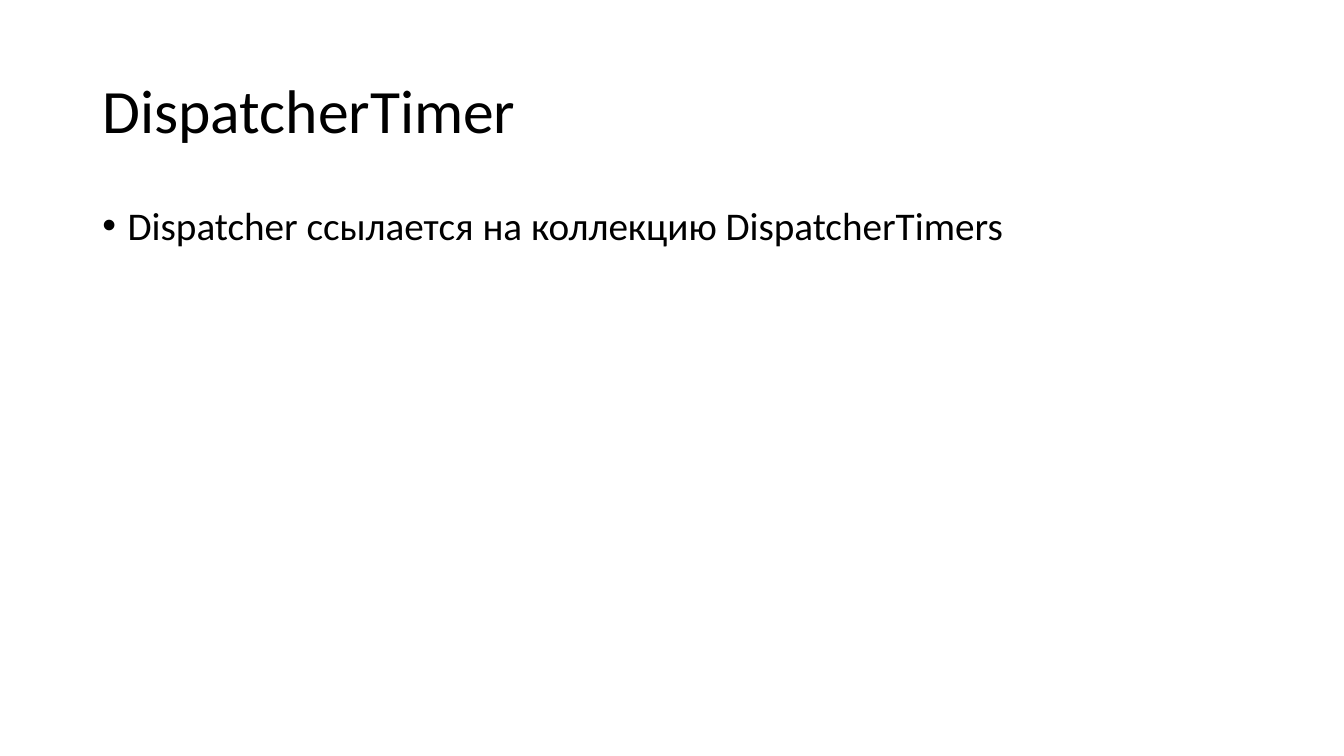
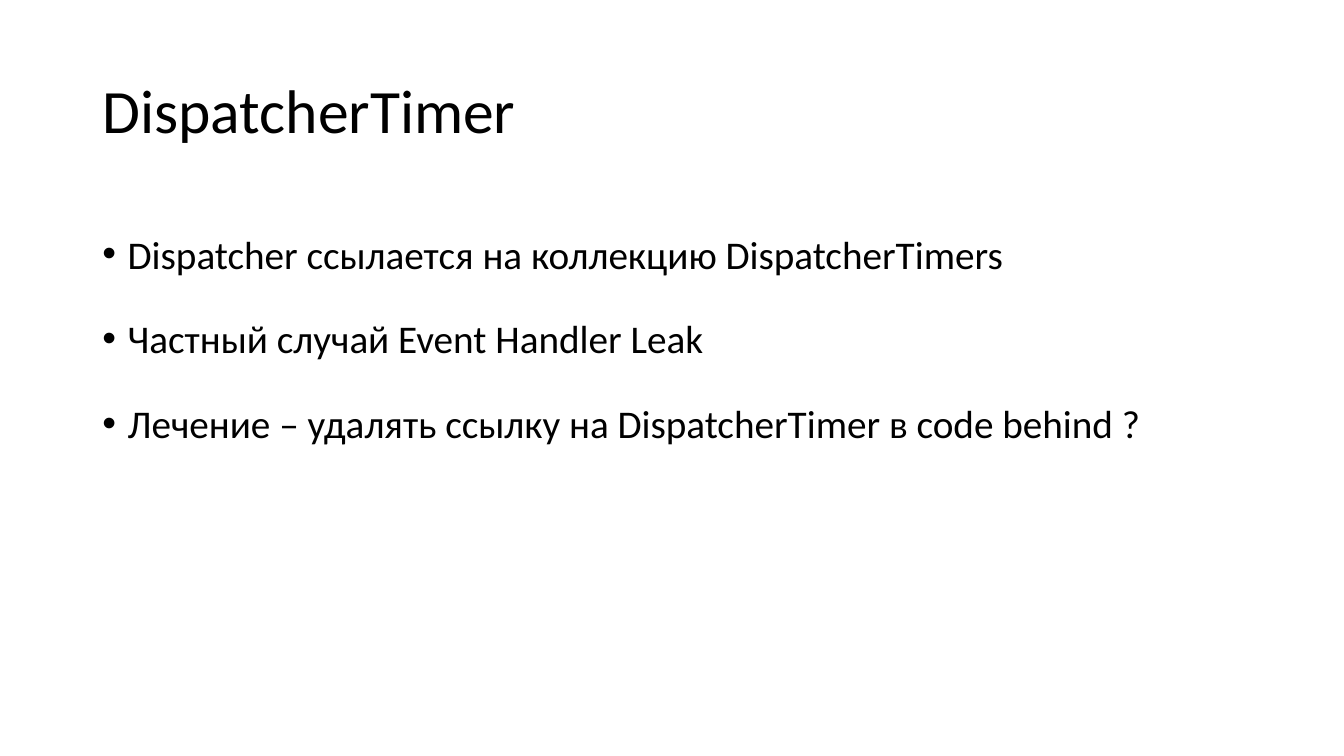
Before and after one commit to Talrandel/MemoryLeak, a slide deck: slide 9 of Утечки памяти.pptx. Drawn at 1344x756 pixels with LibreOffice and Linux fonts; fonts in the diff are those of the drawing. Boxes give left, top, right and bottom in pixels: in the first picture for what was removed or moved away, otherwise in the second. Text is boxed around its words. In the diff, an @@ line names an element or a change of style, - is before the commit and + after.

```diff
--- a/Утечки памяти.pptx
+++ b/Утечки памяти.pptx
@@ text at [128,241,1003,276]: line spacing 0.9 to 1.5 @@
@@ text at [128,325,1113,445]: paragraphs added @@
+• Частный случай Event Handler Leak
+• Лечение – удалять ссылку на DispatcherTimer в code behind ?
```
Also in this commit, not shown: 6 other slides changed, 10 slides added, 1 slide removed, 30 other files.
